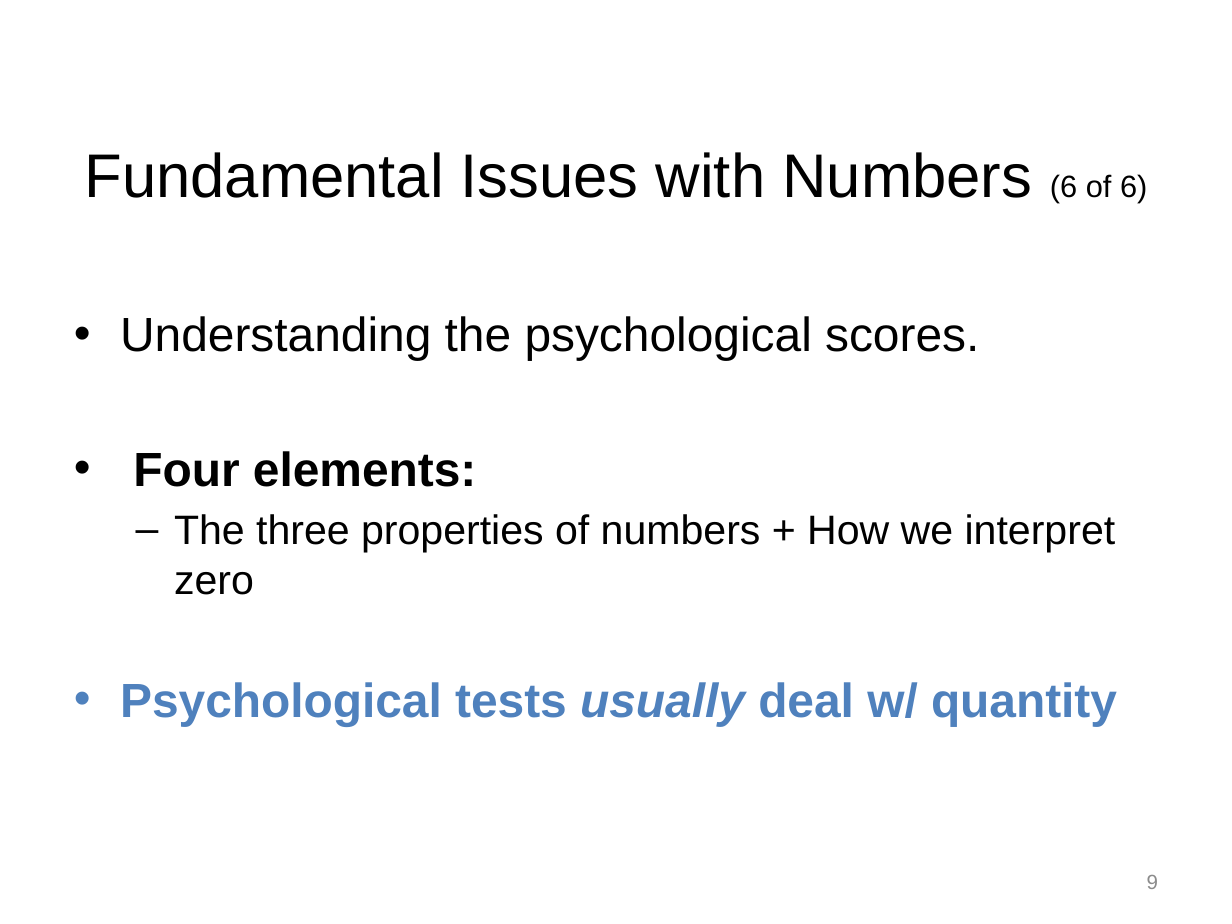
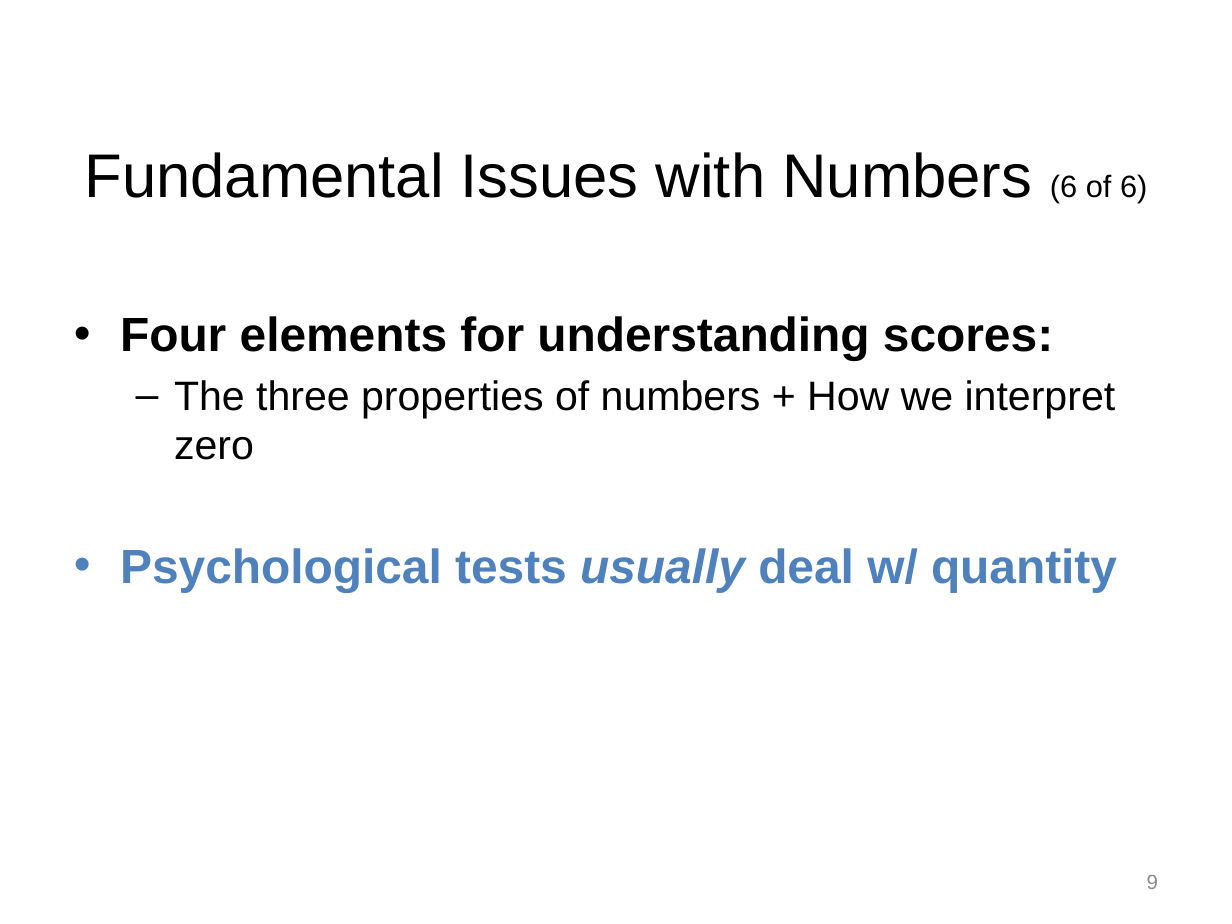
Before and after one commit to npm27/Teaching-Materials, a slide deck: slide 9 of Tests and Eval/Slides/2 Chapter 2.pptx. Drawn at 1232x924 pixels with LibreOffice and Linux fonts; fonts in the diff are those of the drawing. Boxes give left, top, right and bottom in pixels: in the first picture for what was removed or moved away, otherwise in the second. Text is boxed around its words. In the diff, an @@ line names an element or a change of style, - is before the commit and + after.

```diff
--- a/Tests and Eval/Slides/2 Chapter 2.pptx
+++ b/Tests and Eval/Slides/2 Chapter 2.pptx
@@ text at [120, 316, 1053, 360]: text changed; bold on @@
-• Understanding the psychological scores.
-• Four elements:
+• Four elements for understanding scores:
```
Also in this commit, not shown: 9 other slides changed, 3 other files.
